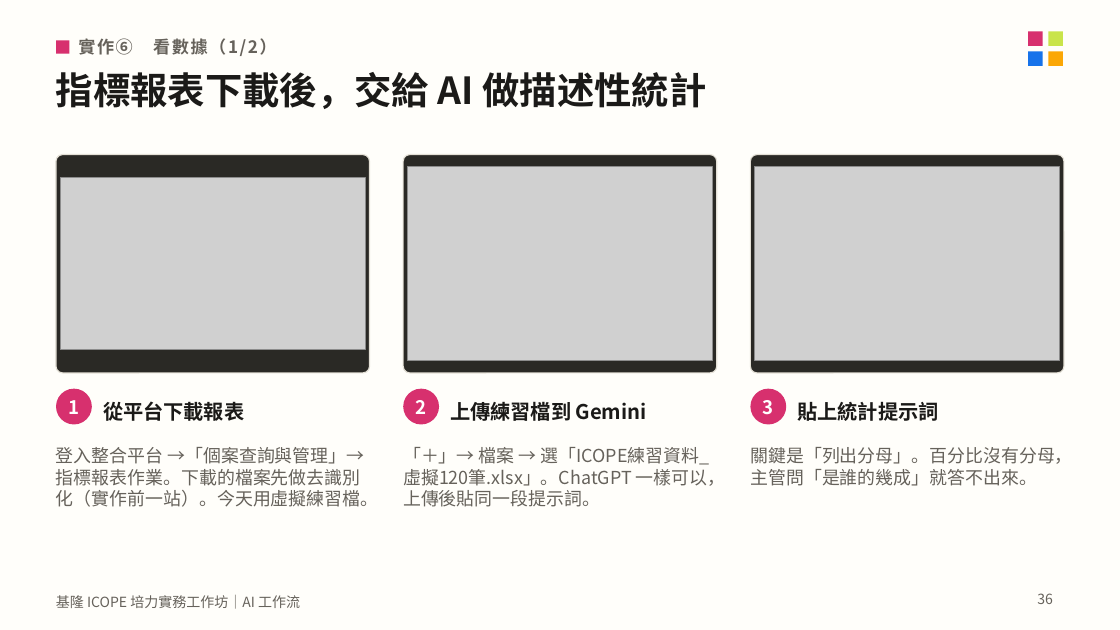
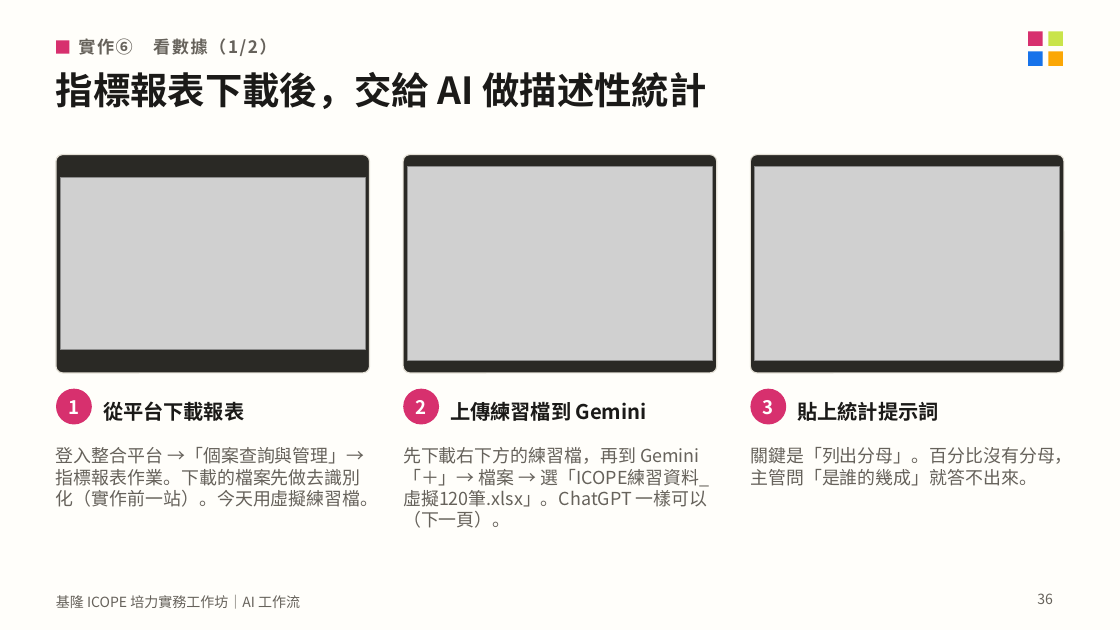
Before and after one commit to mattsue1003/keelung-icope-ai, a slide deck: slide 36 of 基隆ICOPE_AI工作坊_講義.pptx. Drawn at 1120x630 pixels with LibreOffice and Linux fonts; fonts in the diff are those of the drawing; grey boxes stand for pictures. Boxes give left, top, right and bottom in pixels: in the first picture for what was removed or moved away, otherwise in the second. Text is boxed around its words. In the diff, an @@ line names an element or a change of style, - is before the commit and + after.

```diff
--- a/基隆ICOPE_AI工作坊_講義.pptx
+++ b/基隆ICOPE_AI工作坊_講義.pptx
@@ text at bbox=[403, 447, 710, 528]: text changed @@
-「＋」→ 檔案 → 選「ICOPE練習資料_虛擬120筆.xlsx」。ChatGPT 一樣可以，上傳後貼同一段提示詞。
+先下載右下方的練習檔，再到 Gemini「＋」→ 檔案 → 選「ICOPE練習資料_虛擬120筆.xlsx」。ChatGPT 一樣可以（下一頁）。
```
Also in this commit, not shown: 2 other slides changed, 4 other files.
